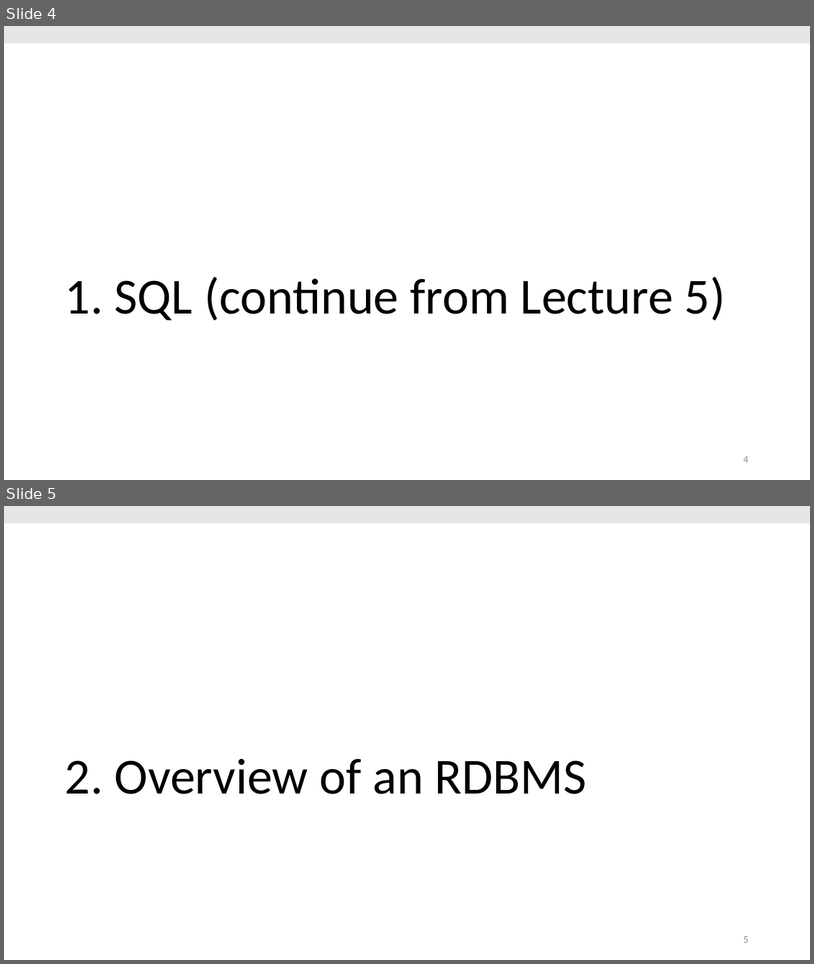
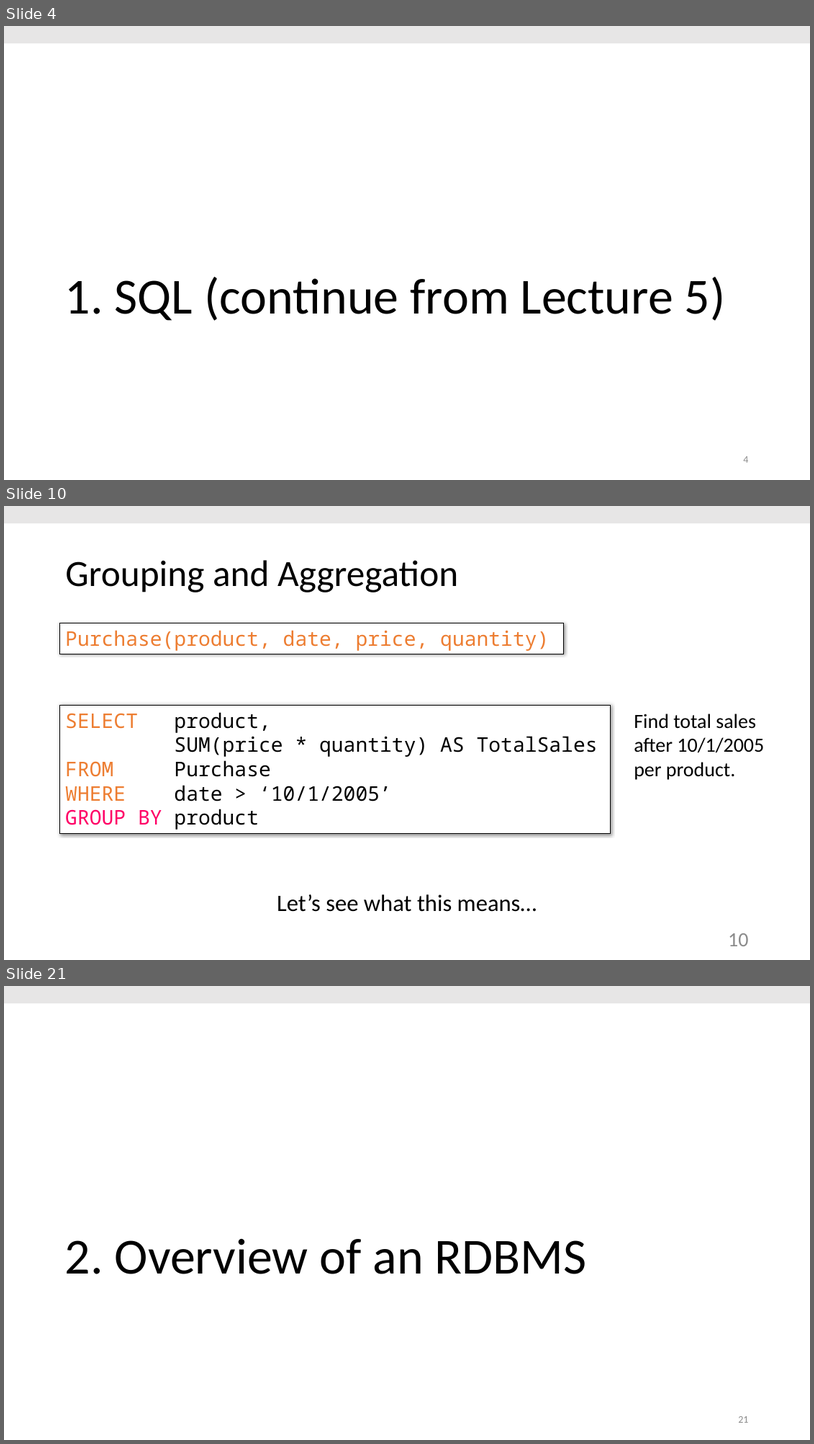
Before and after one commit to thodrek/cs639_spring19, a slide deck: lectures/lecture-6/Lecture_6_Princ.pptx. Shown one above the other, each under a label of ours: slides 4 and 5 before the commit, slides 4, 10 and 21 after it; the slides between them are not shown. The pictures are 814x964 and 814x1444 pixels, drawn with LibreOffice and Linux fonts; fonts in the diff are those of the drawing. Boxes give left, top, right and bottom in pixels: in the first picture for what was removed or moved away, otherwise in the second. Text is boxed around its words. In the diff, an @@ line names an element or a change of style, - is before the commit and + after.

```diff
--- a/lectures/lecture-6/Lecture_6_Princ.pptx
+++ b/lectures/lecture-6/Lecture_6_Princ.pptx
@@ slide 10 added at [4, 506, 810, 960], background #FFFFFF @@
@@ rectangle added at [4, 506, 810, 523], fill #E7E6E6 @@
@@ title added at [65, 560, 458, 592], 44 pt, text #000000 @@
+Grouping and Aggregation
@@ rectangle added at [59, 623, 564, 654], fill #FFFFFF, outline #000000 0.75 pt, 24 pt, text #ED7D31 @@
+Purchase(product, date, price, quantity)
@@ rectangle added at [59, 705, 611, 834], fill #FFFFFF, outline #000000 0.75 pt, 24 pt, text #000000 @@
+SELECT product,
+SUM(price * quantity) AS TotalSales
+FROM Purchase
+WHERE date > ‘10/1/2005’
+GROUP BY product
@@ text added at [634, 713, 764, 780], 24 pt, text #000000 @@
+Find total sales after 10/1/2005 per product.
@@ text added at [277, 894, 537, 911], 28 pt, text #000000 @@
+Let’s see what this means…
@@ page number added at [728, 933, 748, 946], 24 pt, text #8C8C8C @@
+10
@@ what was slide 5 is now slide 21 @@
@@ page number at [738, 1416, 748, 1422]: text changed @@
-5
+21
```
Also in this commit, not shown: 15 other slides added, 3 other files.
